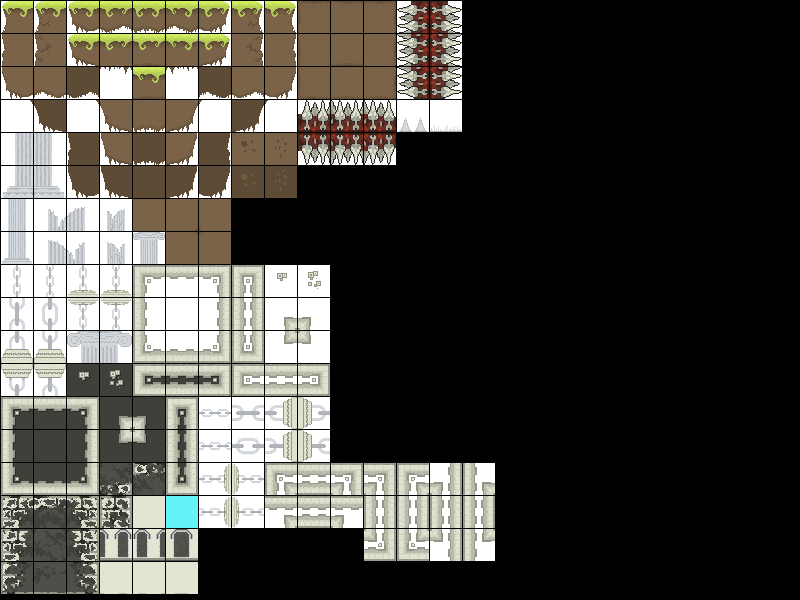
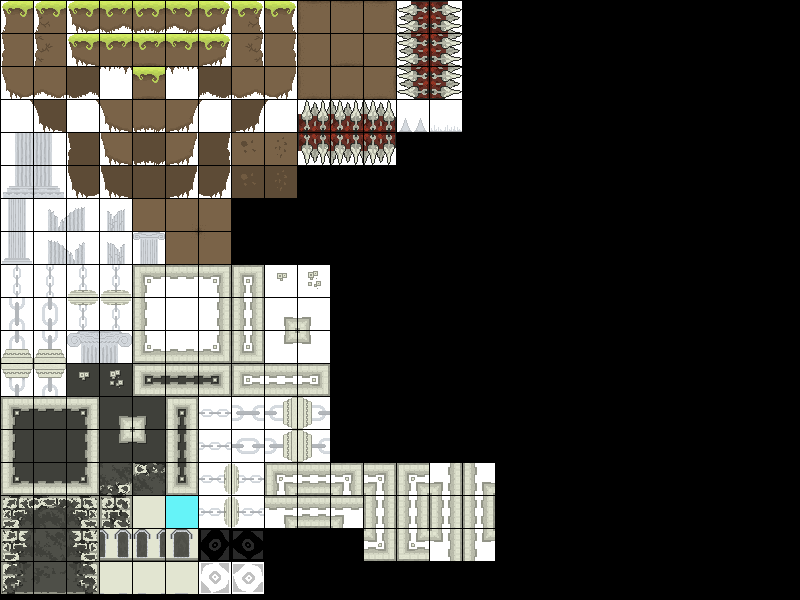
Layer changes from the first (800, 600) image to the second:
painted on "Capa 1" over <box>199,530,264,594</box>
